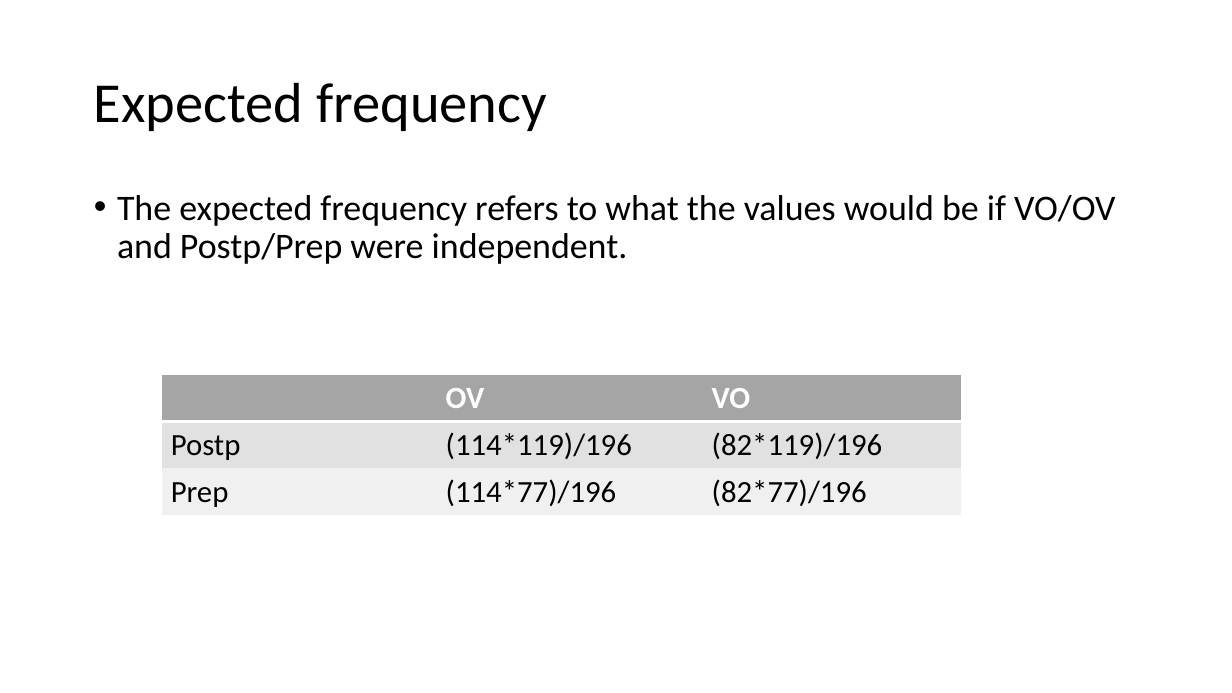
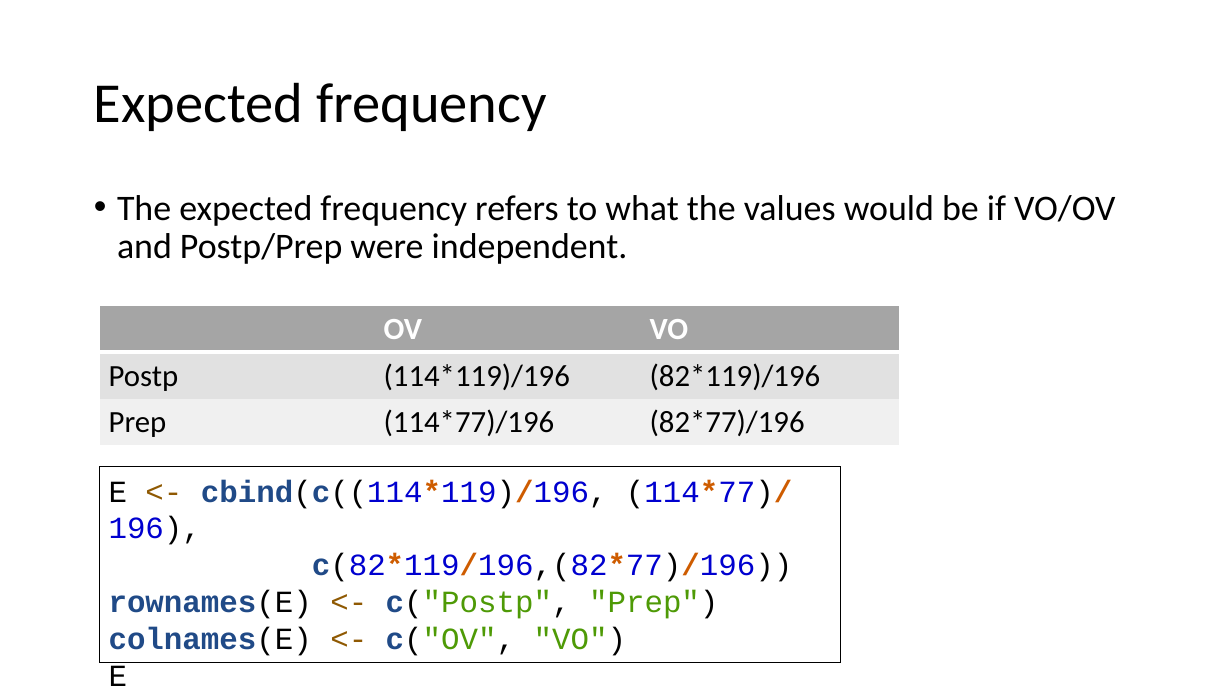
Before and after one commit to ajrtallman/StatisticsinLinguistics_FSU_2023_2024, a slide deck: slide 45 of 02_slides/Statistics for linguists 2023-11-29.pptx (slide 38 before the commit). Drawn at 1232x693 pixels with LibreOffice and Linux fonts; fonts in the diff are those of the drawing. Boxes give left, top, right and bottom in pixels: in the first picture for what was removed or moved away, otherwise in the second. Text is boxed around its words. In the diff, an @@ line names an element or a change of style, - is before the commit and + after.

```diff
--- a/02_slides/Statistics for linguists 2023-11-29.pptx
+++ b/02_slides/Statistics for linguists 2023-11-29.pptx
@@ table: place and size @@
-table at box(162, 374, 963, 513)
+table at box(100, 305, 901, 444)
@@ rectangle added at box(100, 467, 841, 663), outline #000000 0.75 pt, 24 pt, text #0000CF @@
+E <- cbind(c((114*119)/196, (114*77)/196),
+c(82*119/196,(82*77)/196))
+rownames(E) <- c("Postp", "Prep")
+colnames(E) <- c("OV", "VO")
+E
```
Also in this commit, not shown: 15 other slides changed, 8 slides added, 1 slide removed, 29 other files.
